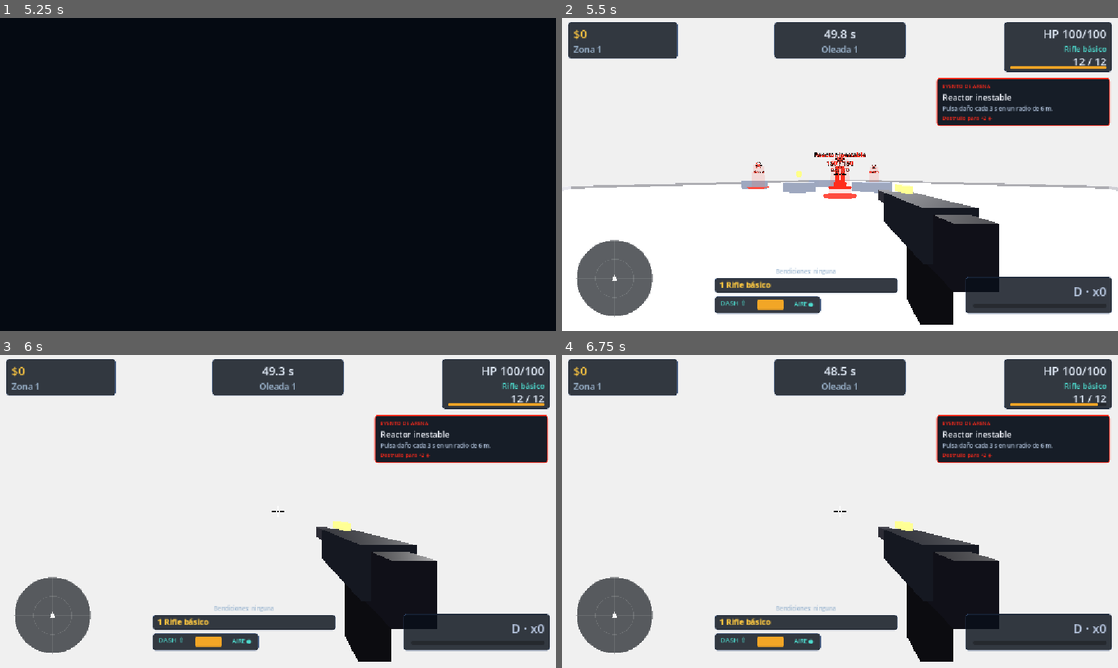
Above: before the commit, frames 1-4 (two rows, left to right).
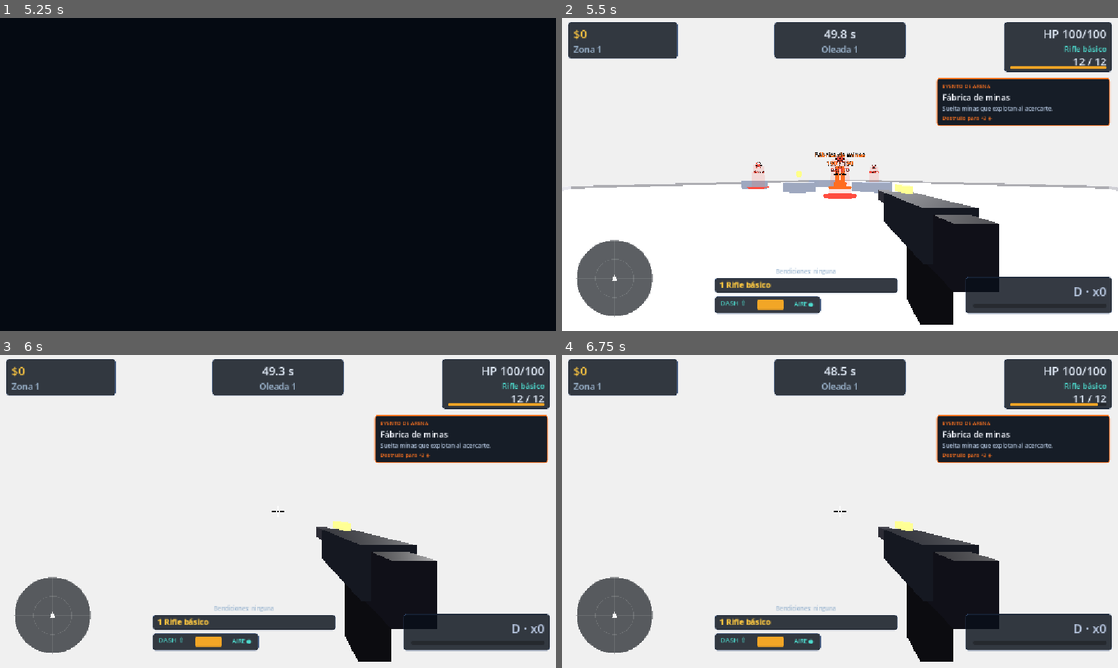
Above: after the commit, the same moments.

Repository: Veilen1/Deadline
Game: Godot game, scene res://scenes/ui/main_menu.tscn
Same seed, same stepped clock (60 frames per second), same inputs: the game is played once before the commit and once after it.
Inputs (mouse positions are in pixels of both pictures, inside the frame that each line leads up to):
- Up to frame 1 (5.25 s): click "JUGAR" at 0.5 s; click "JUGAR" at 1.25 s; click "Cristal 25% menos de vida máx…" at 2 s; click "Munición racionada La regener…" at 2.75 s; click "Contrarreloj Empezás con 8 se…" at 3.5 s; click "Sin contrato · run estándar" at 4.25 s; click "Empezar run" at 5 s
- Up to frame 2 (5.5 s): no input
- Up to frame 3 (6 s): tap Enter at 5.75 s; move the mouse to (305, 511) at 5.77 s; hold W (move_forward) from 5.78 s (still down); tap Space (jump) at 5.85 s
- Up to frame 4 (6.75 s): keep holding W (move_forward); tap Space (jump) at 6.02, 6.32, 6.5 s; move the mouse to (812, 511) at 6.52 s; click (812, 511) at 6.6 s

Frame 1 is identical in both runs. In frame 2, 1.0% of the frame differs, in the area x 45-99%, y 19-55%; in frame 3, 0.8%; in frame 4, 0.8%.

Commit message:
feat(arena): pool de eventos por zona con minas, ancla y nucleo sanitario

Diff:
--- /dev/null
+++ b/resources/arena/arena_event_registry.gd
@@ -0,0 +1,88 @@
+class_name ArenaEventRegistry
+extends RefCounted
+
+## Catálogo de eventos de arena. Cada zona elige uno al azar de su pool, así
+## la misma arena cambia entre runs sin romper la identidad de la zona.
+## Los colores y los tiempos son la firma visual de cada evento.
+
+const EVENTS: Dictionary = {
+	"pulse": {
+		"title": "Reactor inestable",
+		"description": "Pulsa daño cada 3 s en un radio de 6 m.",
+		"health": 150.0,
+		"reward": 2,
+		"radius": 6.0,
+		"color": Color(1.0, 0.16, 0.1, 1),
+		"pulse_damage": 8.0,
+		"pulse_interval": 3.0,
+	},
+	"slow": {
+		"title": "Campo de hielo",
+		"description": "Ralentiza al jugador dentro del radio mientras siga activo.",
+		"health": 200.0,
+		"reward": 2,
+		"radius": 7.0,
+		"color": Color(0.3, 0.8, 1.0, 1),
+		"slow_multiplier": 0.6,
+		"slow_duration": 0.8,
+		"slow_interval": 0.6,
+	},
+	"turret": {
+		"title": "Torreta de supresión",
+		"description": "Dispara proyectiles a distancia mientras siga activa.",
+		"health": 220.0,
+		"reward": 3,
+		"radius": 8.0,
+		"color": Color(1.0, 0.78, 0.25, 1),
+		"projectile_damage": 14.0,
+		"projectile_interval": 1.4,
+		"projectile_speed": 20.0,
+	},
+	"mines": {
+		"title": "Fábrica de minas",
+		"description": "Suelta minas que explotan al acercarte.",
+		"health": 190.0,
+		"reward": 3,
+		"radius": 8.0,
+		"color": Color(1.0, 0.45, 0.12, 1),
+		"mine_interval": 3.4,
+		"mine_count": 2,
+		"mine_damage": 20.0,
+		"mine_explosion_radius": 3.4,
+	},
+	"pull": {
+		"title": "Ancla gravitatoria",
+		"description": "Tira de vos hacia el núcleo cada pocos segundos.",
+		"health": 200.0,
+		"reward": 3,
+		"radius": 9.0,
+		"color": Color(0.68, 0.45, 1.0, 1),
+		"pull_interval": 2.6,
+		"pull_force": 5.5,
+	},
+	"heal": {
+		"title": "Núcleo sanitario",
+		"description": "Cura a los enemigos que estén dentro del radio.",
+		"health": 170.0,
+		"reward": 3,
+		"radius": 8.0,
+		"color": Color(0.35, 1.0, 0.55, 1),
+		"heal_interval": 2.4,
+		"heal_amount": 22.0,
+	},
+}
+
+
+static func get_data(kind: String) -> Dictionary:
+	return EVENTS.get(kind, {})
+
+
+static func has(kind: String) -> bool:
+	return EVENTS.has(kind)
+
+
+static func pick(pool: PackedStringArray) -> String:
+	# Devuelve "" si el pool está vacío: el evento usa su kind por defecto.
+	if pool.is_empty():
+		return ""
+	return str(pool[randi() % pool.size()])
--- a/scenes/levels/arena_event.gd
+++ b/scenes/levels/arena_event.gd
@@ -1,12 +1,16 @@
 extends Node3D
 
-## Evento de arena destructible. Según `event_kind` pulsa daño, ralentiza al
-## jugador o dispara proyectiles. Al destruirlo entrega núcleos extra.
+## Evento de arena destructible. El tipo lo elige la zona al azar de su pool
+## (ver ArenaEventRegistry). Según el tipo pulsa daño, ralentiza, dispara,
+## suelta minas, tira del jugador o cura enemigos. Al destruirlo entrega núcleos.
 
 const PROJECTILE_SCENE: PackedScene = preload("res://scenes/effects/enemy_projectile.tscn")
 const SLAM_WAVE_SCENE: PackedScene = preload("res://scenes/effects/slam_wave.tscn")
+const MINE_SCENE: PackedScene = preload("res://scenes/effects/arena_mine.tscn")
+const DAMAGE_NUMBER_SCENE: PackedScene = preload("res://scenes/effects/damage_number.tscn")
 
 @export var event_kind: String = "pulse"
+@export var auto_start: bool = false
 @export var title: String = "Reactor inestable"
 @export var description: String = "Pulsa daño en el área."
 @export var max_health: float = 150.0
@@ -27,6 +31,20 @@
 @export var projectile_interval: float = 1.5
 @export var projectile_speed: float = 20.0
 
+@export_group("Mines")
+@export var mine_interval: float = 3.4
+@export var mine_count: int = 2
+@export var mine_damage: float = 20.0
+@export var mine_explosion_radius: float = 3.4
+
+@export_group("Pull")
+@export var pull_interval: float = 2.6
+@export var pull_force: float = 5.5
+
+@export_group("Heal")
+@export var heal_interval: float = 2.4
+@export var heal_amount: float = 22.0
+
 @onready var _core: MeshInstance3D = $Core
 @onready var _ring: MeshInstance3D = $Ring
 @onready var _label: Label3D = $Label
@@ -36,17 +54,28 @@
 var _timer: float = 0.0
 var _time: float = 0.0
 var _ring_base_scale: Vector3 = Vector3.ONE
+var _started: bool = false
 
 
 func _ready() -> void:
 	add_to_group("arena_events")
-	max_health *= (
-		GameState.cycle_enemy_health_mult() * GameState.contract_modifier("enemy_health", 1.0)
-	)
-	current_health = max_health
 	_ring_base_scale = _ring.scale
-	pulse_damage *= _enemy_damage_mult()
-	projectile_damage *= _enemy_damage_mult()
+	# Las zonas llaman a start() para elegir el tipo; auto_start queda para
+	# instancias sueltas o pruebas.
+	if auto_start:
+		start(event_kind)
+
+
+func start(kind: String = "") -> void:
+	# Aplica el catálogo y arranca el evento una sola vez.
+	if _started:
+		return
+	_started = true
+
+	if not kind.is_empty():
+		event_kind = kind
+	_apply_registry_data()
+	_apply_scaling()
 	_timer = _initial_interval()
 	_apply_style()
 	_update_label()
@@ -60,8 +89,47 @@
 	AudioDirector.play_event_spawn(global_position + Vector3.UP * 1.5)
 
 
+func _apply_registry_data() -> void:
+	var data: Dictionary = ArenaEventRegistry.get_data(event_kind)
+	if data.is_empty():
+		return
+
+	title = str(data.get("title", title))
+	description = str(data.get("description", description))
+	max_health = float(data.get("health", max_health))
+	core_reward = int(data.get("reward", core_reward))
+	radius = float(data.get("radius", radius))
+	pulse_damage = float(data.get("pulse_damage", pulse_damage))
+	pulse_interval = float(data.get("pulse_interval", pulse_interval))
+	slow_multiplier = float(data.get("slow_multiplier", slow_multiplier))
+	slow_duration = float(data.get("slow_duration", slow_duration))
+	slow_interval = float(data.get("slow_interval", slow_interval))
+	projectile_damage = float(data.get("projectile_damage", projectile_damage))
+	projectile_interval = float(data.get("projectile_interval", projectile_interval))
+	projectile_speed = float(data.get("projectile_speed", projectile_speed))
+	mine_interval = float(data.get("mine_interval", mine_interval))
+	mine_count = int(data.get("mine_count", mine_count))
+	mine_damage = float(data.get("mine_damage", mine_damage))
+	mine_explosion_radius = float(data.get("mine_explosion_radius", mine_explosion_radius))
+	pull_interval = float(data.get("pull_interval", pull_interval))
+	pull_force = float(data.get("pull_force", pull_force))
+	heal_interval = float(data.get("heal_interval", heal_interval))
+	heal_amount = float(data.get("heal_amount", heal_amount))
+
+
+func _apply_scaling() -> void:
+	max_health *= (
+		GameState.cycle_enemy_health_mult() * GameState.contract_modifier("enemy_health", 1.0)
+	)
+	current_health = max_health
+	var damage_mult: float = _enemy_damage_mult()
+	pulse_damage *= damage_mult
+	projectile_damage *= damage_mult
+	mine_damage *= damage_mult
+
+
 func _physics_process(delta: float) -> void:
-	if not GameState.is_run_active:
+	if not _started or not GameState.is_run_active:
 		return
 
 	_time += delta
@@ -94,6 +162,14 @@
 		"turret":
 			if distance <= 26.0:
 				_fire_at(player)
+		"mines":
+			_drop_mines()
+		"pull":
+			if distance <= radius:
+				_pull_player(player)
+				_spawn_wave()
+		"heal":
+			_heal_enemies()
 		_:
 			if distance <= radius:
 				player.call("take_damage", pulse_damage)
@@ -110,6 +186,72 @@
 	get_parent().add_child(projectile)
 	projectile.call("launch", origin, target, projectile_speed, projectile_damage, 3.5, self)
 	AudioDirector.play_enemy_shot(global_position + Vector3.UP * 1.9)
+
+
+func _pull_player(player: Node3D) -> void:
+	var to_event: Vector3 = global_position - player.global_position
+	to_event.y = 0.0
+	if to_event.length() < 0.5:
+		return
+	player.call("apply_pull", to_event.normalized() * pull_force)
+
+
+func _drop_mines() -> void:
+	var parent: Node = get_parent()
+	if parent == null:
+		return
+	for _index in mine_count:
+		var mine: Node3D = MINE_SCENE.instantiate() as Node3D
+		if mine == null:
+			continue
+		parent.add_child(mine)
+		mine.global_position = _mine_position()
+		mine.call("start", mine_damage, mine_explosion_radius, _accent())
+
+
+func _mine_position() -> Vector3:
+	# No la suelta encima del jugador: busca un punto en el anillo del evento.
+	var player: Node3D = _get_player()
+	var fallback: Vector3 = global_position + Vector3(0.0, 0.15, 2.5)
+	for _attempt in 6:
+		var angle: float = randf() * TAU
+		var distance: float = randf_range(2.5, radius)
+		var position: Vector3 = global_position + Vector3(cos(angle), 0.0, sin(angle)) * distance
+		position.y = 0.15
+		if player == null:
+			return position
+		var to_player: Vector3 = player.global_position - position
+		to_player.y = 0.0
+		if to_player.length() >= 3.0:
+			return position
+	return Vector3(fallback.x, 0.15, fallback.z)
+
+
+func _heal_enemies() -> void:
+	var healed_any: bool = false
+	for node in get_tree().get_nodes_in_group("enemies"):
+		if not node is Node3D:
+			continue
+		var enemy: Node3D = node as Node3D
+		var offset: Vector3 = enemy.global_position - global_position
+		offset.y = 0.0
+		if offset.length() > radius or not enemy.has_method("heal"):
+			continue
+		var healed: float = float(enemy.call("heal", heal_amount))
+		if healed <= 0.0:
+			continue
+		healed_any = true
+		_spawn_heal_number(enemy.global_position + Vector3.UP * 2.0, healed)
+	if healed_any:
+		_spawn_wave()
+
+
+func _spawn_heal_number(world_position: Vector3, amount: float) -> void:
+	var number: Node3D = DAMAGE_NUMBER_SCENE.instantiate() as Node3D
+	if number == null:
+		return
+	get_parent().add_child(number)
+	number.call("show_heal", world_position, amount)
 
 
 func _spawn_wave() -> void:
@@ -191,13 +333,15 @@
 
 
 func _accent() -> Color:
-	match event_kind:
-		"slow":
-			return Color(0.3, 0.8, 1.0, 1)
-		"turret":
-			return Color(1.0, 0.55, 0.15, 1)
-		_:
-			return Color(1.0, 0.16, 0.1, 1)
+	var data: Dictionary = ArenaEventRegistry.get_data(event_kind)
+	if data.has("color"):
+		return data.get("color") as Color
+	return Color(1.0, 0.16, 0.1, 1)
+
+
+func get_accent() -> Color:
+	# Para el minimapa y cualquier UI que necesite el color del evento.
+	return _accent()
 
 
 func _initial_interval() -> float:
@@ -206,6 +350,12 @@
 			return slow_interval
 		"turret":
 			return maxf(projectile_interval, 2.0)
+		"mines":
+			return maxf(mine_interval, 2.0)
+		"pull":
+			return maxf(pull_interval, 2.0)
+		"heal":
+			return heal_interval
 		_:
 			return maxf(pulse_interval, 2.5)
 
@@ -216,6 +366,12 @@
 			return slow_interval
 		"turret":
 			return projectile_interval
+		"mines":
+			return mine_interval
+		"pull":
+			return pull_interval
+		"heal":
+			return heal_interval
 		_:
 			return pulse_interval
 
--- a/scenes/levels/zone.gd
+++ b/scenes/levels/zone.gd
@@ -14,6 +14,7 @@
 @export var completion_bonus: int = 35
 @export var spawn_telegraph_time: float = 2.0
 @export var zone_id: String = "zona_1"
+@export var event_pool: PackedStringArray = PackedStringArray()
 
 var current_wave: int = 0
 var _alive_enemies: int = 0
@@ -24,9 +25,20 @@
 	if spawn_points.is_empty():
 		_collect_spawn_points()
 
+	_start_arena_event()
 	EventBus.enemy_killed.connect(_on_enemy_killed)
 	# Diferido: main ya hizo start_run y conectó las señales del HUD.
 	_start_wave.call_deferred()
+
+
+func _start_arena_event() -> void:
+	# Cada run elige un evento del pool de la zona; si no hay pool, el evento
+	# usa el kind que tenga configurado en la escena.
+	var arena_event: Node = get_node_or_null("ArenaEvent")
+	if arena_event == null or not arena_event.has_method("start"):
+		return
+	var kind: String = ArenaEventRegistry.pick(event_pool)
+	arena_event.call("start", kind)
 
 
 func _start_wave() -> void:
--- a/scenes/levels/zone_01.tscn
+++ b/scenes/levels/zone_01.tscn
@@ -31,6 +31,7 @@
 enemy_scene = ExtResource("2_enemy")
 elite_scene = ExtResource("3_elite")
 zone_id = "zona_1"
+event_pool = PackedStringArray("pulse", "mines")
 
 [node name="WorldEnvironment" type="WorldEnvironment" parent="."]
 environment = SubResource("Environment_white")
@@ -83,13 +84,5 @@
 position = Vector3(0, 1.5, -5)
 
 [node name="ArenaEvent" parent="." instance=ExtResource("8_event")]
-event_kind = "pulse"
-title = "Reactor inestable"
-description = "Pulsa daño cada 3 s en un radio de 6 m."
-max_health = 150.0
-core_reward = 2
-radius = 6.0
-pulse_damage = 8.0
-pulse_interval = 3.0
 
 [node name="ArenaBounds" parent="." instance=ExtResource("4_bounds")]
--- a/scenes/levels/zone_02.tscn
+++ b/scenes/levels/zone_02.tscn
@@ -33,6 +33,7 @@
 enemy_scene = ExtResource("2_enemy")
 enemy_scenes = Array[PackedScene]([ExtResource("2_enemy"), ExtResource("2_enemy"), ExtResource("9_hound")])elite_scene = ExtResource("3_elite")
 zone_id = "zona_2"
+event_pool = PackedStringArray("slow", "pull")
 
 [node name="WorldEnvironment" type="WorldEnvironment" parent="."]
 environment = SubResource("Environment_cold")
@@ -91,13 +92,5 @@
 
 [node name="ArenaEvent" parent="." instance=ExtResource("10_event")]
 position = Vector3(-11, 0, 0)
-event_kind = "slow"
-title = "Campo de hielo"
-description = "Ralentiza al jugador dentro del radio mientras siga activo."
-max_health = 200.0
-core_reward = 2
-radius = 7.0
-slow_multiplier = 0.6
-slow_duration = 0.8
 
 [node name="ArenaBounds" parent="." instance=ExtResource("4_bounds")]
--- a/scenes/levels/zone_03.tscn
+++ b/scenes/levels/zone_03.tscn
@@ -36,6 +36,7 @@
 wave_delay = 0.7
 completion_bonus = 50
 zone_id = "zona_3"
+event_pool = PackedStringArray("turret", "heal")
 
 [node name="WorldEnvironment" type="WorldEnvironment" parent="."]
 environment = SubResource("Environment_violet")
@@ -110,14 +111,5 @@
 
 [node name="ArenaEvent" parent="." instance=ExtResource("9_event")]
 position = Vector3(0, 0, -4)
-event_kind = "turret"
-title = "Torreta de supresión"
-description = "Dispara proyectiles a distancia mientras siga activa."
-max_health = 220.0
-core_reward = 3
-radius = 8.0
-projectile_damage = 14.0
-projectile_interval = 1.4
-projectile_speed = 20.0
 
 [node name="ArenaBounds" parent="." instance=ExtResource("4_bounds")]
Not shown, added: resources/arena/arena_event_registry.gd.uid
